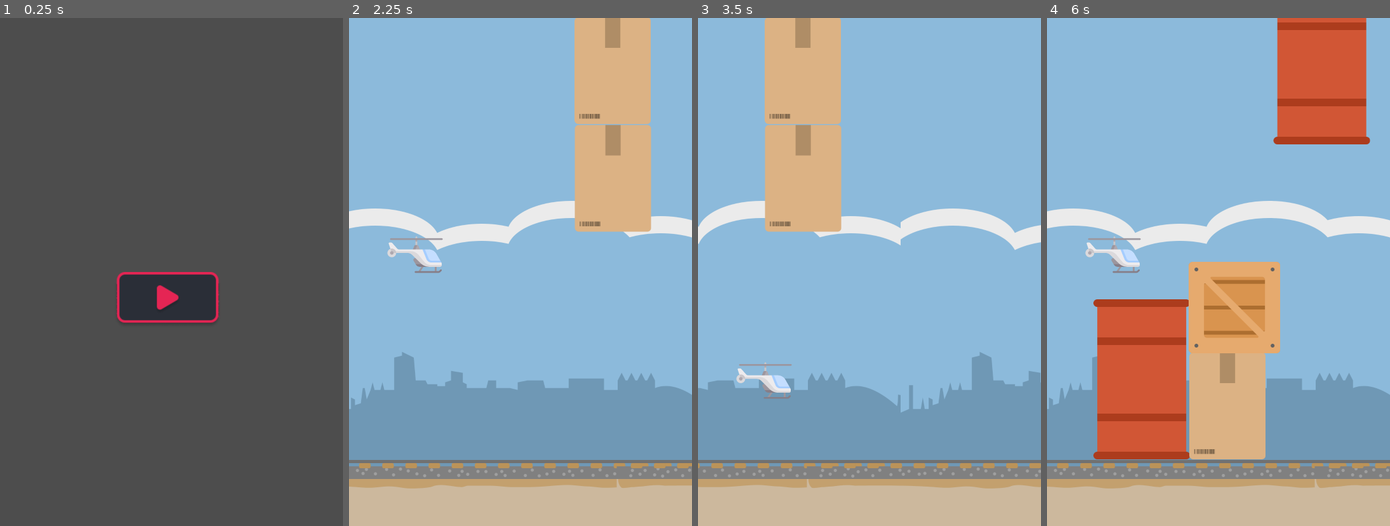
Above: before the commit, frames 1-4 (left to right).
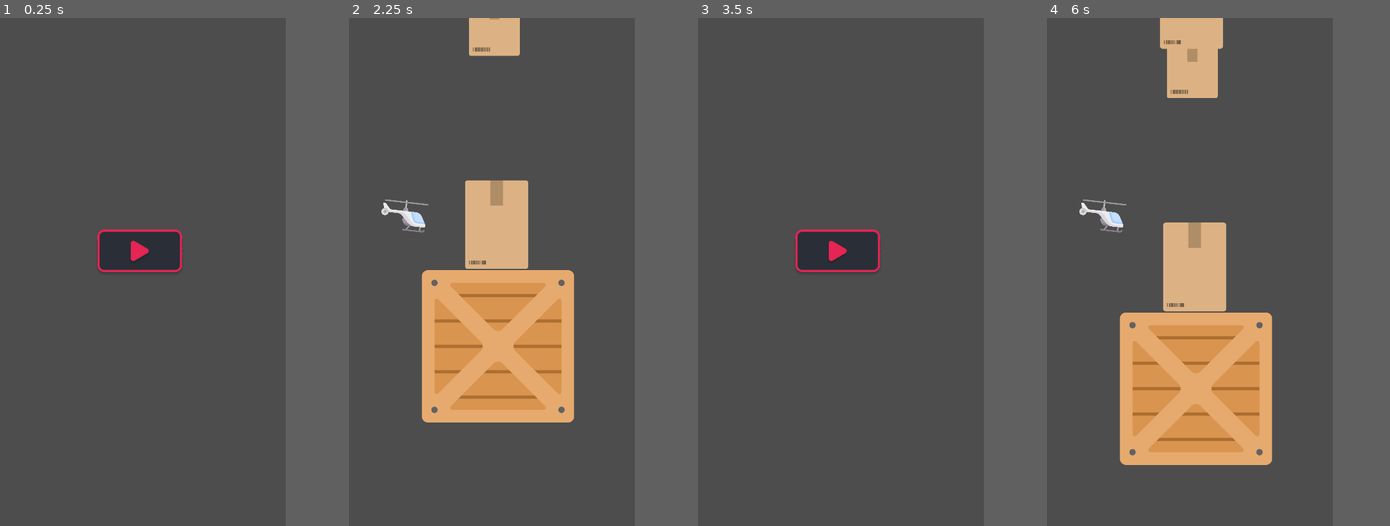
Above: after the commit, the same moments.

Repository: divy-sh/flying-copter
Game: Godot game, scene res://scenes/main_menu.tscn
The game is run twice, just before and just after one commit, with the same random seed, the same clock (stepped at 60 frames per second) and the same inputs.
Inputs (mouse positions are in pixels of both pictures, inside the frame that each line leads up to; where the layout moved, square brackets give the same spot in the first picture):
- Up to frame 1 (0.25 s): no input
- Up to frame 2 (2.25 s): click (517, 251) [517, 302] at 0.5 s; click (472, 307) at 1.27 s; click (517, 251) [517, 302] at 2 s
- Up to frame 3 (3.5 s): click (821, 307) at 2.77 s
- Up to frame 4 (6 s): click (1215, 251) at 3.52 s; click (1266, 307) at 5 s; click (1266, 307) at 5.75 s
In our replay, the window is 540x800 before the commit and 450x800 after it. These sizes can differ from the game's own. Grey fills any space a smaller window leaves; there, only what the larger window draws over its background counts as a difference.

The runs differ from the first frame. In frame 1, 5.0% of the frame differs, in the area x 28-64%, y 41-60%; in frame 2, 90%, in the area x 0-100%, y 0-100%; in frame 3, 89%; in frame 4, 87%.

Commit message:
refactor code, fix obstacle spawning, implement copter physics

Diff:
--- a/assets/copter/copter.gd
+++ b/assets/copter/copter.gd
@@ -11,9 +11,13 @@
 	if position.y > 800 or position.y < -800:
 		get_tree().change_scene_to_file("res://scenes/game_over.tscn")
 
+	var sprite = self.find_child("sprite")
+	var target_rotation = self.linear_velocity.y / 1000
+	sprite.rotation = lerp_angle(sprite.rotation, target_rotation, 0.1)
+
 func _input(event):
 	if event.is_pressed():
-		self.linear_velocity = Vector2(0, -800)
+		self.linear_velocity = Vector2(0, -1000)
 
 func _integrate_forces(state):
 	for i in range(state.get_contact_count()):
--- a/assets/copter/copter.tscn
+++ b/assets/copter/copter.tscn
@@ -7,6 +7,7 @@
 size = Vector2(174, 107)
 
 [node name="copter" type="RigidBody2D"]
+mass = 5.0
 gravity_scale = 2.0
 max_contacts_reported = 1
 contact_monitor = true
@@ -16,7 +17,7 @@
 position = Vector2(159, 864.5)
 shape = SubResource("RectangleShape2D_sffcn")
 
-[node name="1042691" type="Sprite2D" parent="."]
+[node name="sprite" type="Sprite2D" parent="."]
 position = Vector2(158, 861)
 scale = Vector2(0.339844, 0.335938)
 texture = ExtResource("2_atxak")
--- /dev/null
+++ b/assets/level/level.gd
@@ -0,0 +1,52 @@
+extends Node2D
+
+const OBSTACLE_COUNT = 2
+var SPEED = -300
+var SPAWN_OFFSET = 1080
+var OBSTACLE_SWAY = 400
+
+var obstacles = []
+var first
+var second
+
+func _ready():
+	for i in range(OBSTACLE_COUNT):
+		var obstacle_path = "res://assets/level/trainyard/obstacles/obs_%d.tscn" % (i + 1)
+		obstacles.append(load(obstacle_path))
+	spawn_obstacles()
+
+func _process(delta):
+	process_obstacle_physics(delta)
+
+func spawn_obstacles():
+	first = obstacles[randi() % OBSTACLE_COUNT].instantiate()
+	first.position = Vector2(0, obstacle_sway())
+	second = obstacles[randi() % OBSTACLE_COUNT].instantiate()
+	second.position = Vector2(SPAWN_OFFSET, obstacle_sway())
+	add_child(first)
+	add_child(second)
+
+func process_obstacle_physics(delta):
+	if first and first is Node2D:
+		first.position += Vector2(SPEED, 0) * delta
+	if second and second is Node2D:
+		second.position += Vector2(SPEED, 0) * delta
+
+	if first.position.x < -SPAWN_OFFSET:
+		first = reset_obstacle(first)
+	if second.position.x < -SPAWN_OFFSET:
+		second = reset_obstacle(second)
+
+func reset_obstacle(obs):
+	remove_child(obs)
+	obs.queue_free()
+	var new_obs = obstacles[randi() % OBSTACLE_COUNT].instantiate()
+	new_obs.position = Vector2(SPAWN_OFFSET, obstacle_sway())
+	add_child(new_obs)
+	return new_obs
+
+func obstacle_sway():
+	if randi() % 2 == 0:
+		return randi() % OBSTACLE_SWAY
+	else:
+		return -1 * randi() % OBSTACLE_SWAY
--- a/assets/level/trainyard/Background/bg.tscn
+++ /dev/null
@@ -1,10 +0,0 @@
-[gd_scene load_steps=2 format=3 uid="uid://dge7t7ehikqn1"]
-
-[ext_resource type="Texture2D" uid="uid://cvy38byp7gvmg" path="res://assets/level/trainyard/Background/BackgroundNoFence.png" id="1_k0lf0"]
-
-[node name="Bg" type="Node2D"]
-
-[node name="BackgroundNoFence" type="Sprite2D" parent="."]
-position = Vector2(600, 960)
-scale = Vector2(0.75, 0.75)
-texture = ExtResource("1_k0lf0")
--- a/assets/level/trainyard/level.gd
+++ /dev/null
@@ -1,25 +0,0 @@
-extends Node2D
-
-const OBSTACLE_COUNT = 8
-var obstacles = []
-var obs_instance
-
-func _ready():
-	for i in range(OBSTACLE_COUNT):
-		var obstacle_path = "res://assets/level/trainyard/obstacles/obs_%d.tscn" % (i + 1)
-		obstacles.append(load(obstacle_path))
-	spawn_obstacle()
-
-func _process(delta):
-	if obs_instance:
-		obs_instance.position = $Bg.position
-
-func randomize_obstacles():
-	if obs_instance:
-		obs_instance.queue_free()
-	spawn_obstacle()
-
-func spawn_obstacle():
-	var random_number = randi() % OBSTACLE_COUNT
-	obs_instance = obstacles[random_number].instantiate()
-	add_child(obs_instance)
--- a/assets/level/trainyard/level.tscn
+++ /dev/null
@@ -1,10 +0,0 @@
-[gd_scene load_steps=3 format=3 uid="uid://d2s7u6wc044fg"]
-
-[ext_resource type="Script" path="res://assets/level/trainyard/level.gd" id="1_bnonx"]
-[ext_resource type="PackedScene" uid="uid://dge7t7ehikqn1" path="res://assets/level/trainyard/Background/bg.tscn" id="2_c34yp"]
-
-[node name="trainyard" type="Node2D"]
-script = ExtResource("1_bnonx")
-
-[node name="Bg" parent="." instance=ExtResource("2_c34yp")]
-position = Vector2(2.08165e-12, 2.08165e-12)
--- a/assets/level/trainyard/obstacles/obs_1.tscn
+++ b/assets/level/trainyard/obstacles/obs_1.tscn
@@ -1,16 +1,17 @@
-[gd_scene load_steps=4 format=3 uid="uid://d2jmpjwe2mgj5"]
+[gd_scene load_steps=2 format=3 uid="uid://d2jmpjwe2mgj5"]
 
 [ext_resource type="PackedScene" uid="uid://b1oesi0bgmkxu" path="res://assets/level/trainyard/obstacles/obstacle/barrel.tscn" id="1_2hvkl"]
-[ext_resource type="PackedScene" uid="uid://tjseqghqkho" path="res://assets/level/trainyard/obstacles/obstacle/crate_big.tscn" id="2_kclhy"]
-[ext_resource type="PackedScene" uid="uid://brxmxhcv6x6dm" path="res://assets/level/trainyard/obstacles/obstacle/ground.tscn" id="6_t3bw3"]
 
 [node name="obs_1" type="Node2D"]
 
 [node name="Barrel" parent="." instance=ExtResource("1_2hvkl")]
-position = Vector2(167, -1104)
+position = Vector2(-256, -788)
 
-[node name="Ground" parent="." instance=ExtResource("6_t3bw3")]
-position = Vector2(-20, -112)
+[node name="Barrel2" parent="Barrel" instance=ExtResource("1_2hvkl")]
+position = Vector2(0, -478)
 
-[node name="CrateBig" parent="." instance=ExtResource("2_kclhy")]
-position = Vector2(1751, 608)
+[node name="Barrel2" parent="." instance=ExtResource("1_2hvkl")]
+position = Vector2(-244, 625)
+
+[node name="Barrel2" parent="Barrel2" instance=ExtResource("1_2hvkl")]
+position = Vector2(0, -484)
--- a/assets/level/trainyard/obstacles/obs_2.tscn
+++ b/assets/level/trainyard/obstacles/obs_2.tscn
@@ -1,19 +1,19 @@
-[gd_scene load_steps=4 format=3 uid="uid://biqcfhynapu68"]
+[gd_scene load_steps=4 format=3 uid="uid://cb5n3rh57yapp"]
 
-[ext_resource type="PackedScene" uid="uid://csai1ieu8sl5c" path="res://assets/level/trainyard/obstacles/obstacle/cardboard_tall.tscn" id="2_e8yyr"]
-[ext_resource type="PackedScene" uid="uid://brxmxhcv6x6dm" path="res://assets/level/trainyard/obstacles/obstacle/ground.tscn" id="2_jyyto"]
-[ext_resource type="PackedScene" uid="uid://dt6md20ybo00x" path="res://assets/level/trainyard/obstacles/obstacle/crate_small.tscn" id="3_ti81b"]
+[ext_resource type="PackedScene" uid="uid://csai1ieu8sl5c" path="res://assets/level/trainyard/obstacles/obstacle/cardboard_tall.tscn" id="1_k5ua6"]
+[ext_resource type="PackedScene" uid="uid://tjseqghqkho" path="res://assets/level/trainyard/obstacles/obstacle/crate_big.tscn" id="2_xb28h"]
+[ext_resource type="PackedScene" uid="uid://csa36noa2oq6d" path="res://assets/level/trainyard/obstacles/obstacle/cardboard_small.tscn" id="3_h8yli"]
 
 [node name="obs_1" type="Node2D"]
 
-[node name="Ground" parent="." instance=ExtResource("2_jyyto")]
-position = Vector2(-20, -112)
+[node name="CardboardTall" parent="." instance=ExtResource("1_k5ua6")]
+position = Vector2(373, 993)
 
-[node name="CardboardTall" parent="." instance=ExtResource("2_e8yyr")]
-position = Vector2(406, -5)
+[node name="CrateBig" parent="." instance=ExtResource("2_xb28h")]
+position = Vector2(1468, 1134)
 
-[node name="CrateSmall" parent="." instance=ExtResource("3_ti81b")]
-position = Vector2(412, -113)
+[node name="CardboardSmall" parent="." instance=ExtResource("3_h8yli")]
+position = Vector2(-138, 335)
 
-[node name="CrateSmall2" parent="." instance=ExtResource("3_ti81b")]
-position = Vector2(446, -405)
+[node name="CardboardTall2" parent="." instance=ExtResource("1_k5ua6")]
+position = Vector2(361, 0)
--- a/assets/level/trainyard/obstacles/obs_3.tscn
+++ /dev/null
@@ -1,15 +0,0 @@
-[gd_scene load_steps=3 format=3 uid="uid://do530gyuamudn"]
-
-[ext_resource type="PackedScene" uid="uid://b1oesi0bgmkxu" path="res://assets/level/trainyard/obstacles/obstacle/barrel.tscn" id="1_wr0pp"]
-[ext_resource type="PackedScene" uid="uid://brxmxhcv6x6dm" path="res://assets/level/trainyard/obstacles/obstacle/ground.tscn" id="2_aqiy4"]
-
-[node name="obs_1" type="Node2D"]
-
-[node name="Ground" parent="." instance=ExtResource("2_aqiy4")]
-position = Vector2(-20, -112)
-
-[node name="Barrel" parent="." instance=ExtResource("1_wr0pp")]
-position = Vector2(-31, -113)
-
-[node name="Barrel2" parent="." instance=ExtResource("1_wr0pp")]
-position = Vector2(-23, -1003)
--- a/assets/level/trainyard/obstacles/obs_4.tscn
+++ /dev/null
@@ -1,16 +0,0 @@
-[gd_scene load_steps=4 format=3 uid="uid://dtbh516xemw4e"]
-
-[ext_resource type="PackedScene" uid="uid://brxmxhcv6x6dm" path="res://assets/level/trainyard/obstacles/obstacle/ground.tscn" id="2_ikwgb"]
-[ext_resource type="PackedScene" uid="uid://dt6md20ybo00x" path="res://assets/level/trainyard/obstacles/obstacle/crate_small.tscn" id="3_qeklt"]
-[ext_resource type="PackedScene" uid="uid://tjseqghqkho" path="res://assets/level/trainyard/obstacles/obstacle/crate_big.tscn" id="3_t64ir"]
-
-[node name="obs_1" type="Node2D"]
-
-[node name="Ground" parent="." instance=ExtResource("2_ikwgb")]
-position = Vector2(-20, -112)
-
-[node name="CrateBig" parent="." instance=ExtResource("3_t64ir")]
-position = Vector2(1751, 608)
-
-[node name="CrateSmall" parent="." instance=ExtResource("3_qeklt")]
-position = Vector2(690, -695)
--- a/assets/level/trainyard/obstacles/obs_5.tscn
+++ /dev/null
@@ -1,16 +0,0 @@
-[gd_scene load_steps=4 format=3 uid="uid://c1ny31yaikf3h"]
-
-[ext_resource type="PackedScene" uid="uid://b1oesi0bgmkxu" path="res://assets/level/trainyard/obstacles/obstacle/barrel.tscn" id="1_dagd4"]
-[ext_resource type="PackedScene" uid="uid://brxmxhcv6x6dm" path="res://assets/level/trainyard/obstacles/obstacle/ground.tscn" id="2_u3qdi"]
-[ext_resource type="PackedScene" uid="uid://csai1ieu8sl5c" path="res://assets/level/trainyard/obstacles/obstacle/cardboard_tall.tscn" id="3_l8ykv"]
-
-[node name="obs_1" type="Node2D"]
-
-[node name="Barrel" parent="." instance=ExtResource("1_dagd4")]
-position = Vector2(89, -112)
-
-[node name="Ground" parent="." instance=ExtResource("2_u3qdi")]
-position = Vector2(-20, -112)
-
-[node name="CardboardTall" parent="." instance=ExtResource("3_l8ykv")]
-position = Vector2(148, -3)
--- a/assets/level/trainyard/obstacles/obs_6.tscn
+++ /dev/null
@@ -1,23 +0,0 @@
-[gd_scene load_steps=5 format=3 uid="uid://cu7quhkmg5hxf"]
-
-[ext_resource type="PackedScene" uid="uid://b1oesi0bgmkxu" path="res://assets/level/trainyard/obstacles/obstacle/barrel.tscn" id="1_utpxb"]
-[ext_resource type="PackedScene" uid="uid://brxmxhcv6x6dm" path="res://assets/level/trainyard/obstacles/obstacle/ground.tscn" id="2_e04xs"]
-[ext_resource type="PackedScene" uid="uid://csai1ieu8sl5c" path="res://assets/level/trainyard/obstacles/obstacle/cardboard_tall.tscn" id="2_mork6"]
-[ext_resource type="PackedScene" uid="uid://dt6md20ybo00x" path="res://assets/level/trainyard/obstacles/obstacle/crate_small.tscn" id="3_lwc7p"]
-
-[node name="obs_1" type="Node2D"]
-
-[node name="Ground" parent="." instance=ExtResource("2_e04xs")]
-position = Vector2(-20, -112)
-
-[node name="CardboardTall" parent="." instance=ExtResource("2_mork6")]
-position = Vector2(660, 1058)
-
-[node name="CrateSmall" parent="." instance=ExtResource("3_lwc7p")]
-position = Vector2(650, -444)
-
-[node name="Barrel" parent="." instance=ExtResource("1_utpxb")]
-position = Vector2(-210, -110)
-
-[node name="CrateSmall2" parent="." instance=ExtResource("3_lwc7p")]
-position = Vector2(516, -1216)
--- a/assets/level/trainyard/obstacles/obs_7.tscn
+++ /dev/null
@@ -1,15 +0,0 @@
-[gd_scene load_steps=3 format=3 uid="uid://bopqf5cdjnx6b"]
-
-[ext_resource type="PackedScene" uid="uid://brxmxhcv6x6dm" path="res://assets/level/trainyard/obstacles/obstacle/ground.tscn" id="2_7exfm"]
-[ext_resource type="PackedScene" uid="uid://csai1ieu8sl5c" path="res://assets/level/trainyard/obstacles/obstacle/cardboard_tall.tscn" id="3_6a7p4"]
-
-[node name="obs_1" type="Node2D"]
-
-[node name="Ground" parent="." instance=ExtResource("2_7exfm")]
-position = Vector2(-20, -112)
-
-[node name="CardboardTall" parent="." instance=ExtResource("3_6a7p4")]
-position = Vector2(662, -6)
-
-[node name="CardboardTall2" parent="." instance=ExtResource("3_6a7p4")]
-position = Vector2(663, 333)
--- a/assets/level/trainyard/obstacles/obs_8.tscn
+++ /dev/null
@@ -1,23 +0,0 @@
-[gd_scene load_steps=5 format=3 uid="uid://brjsge0ckk0qp"]
-
-[ext_resource type="PackedScene" uid="uid://b1oesi0bgmkxu" path="res://assets/level/trainyard/obstacles/obstacle/barrel.tscn" id="1_2cq1j"]
-[ext_resource type="PackedScene" uid="uid://brxmxhcv6x6dm" path="res://assets/level/trainyard/obstacles/obstacle/ground.tscn" id="2_ynb8x"]
-[ext_resource type="PackedScene" uid="uid://csai1ieu8sl5c" path="res://assets/level/trainyard/obstacles/obstacle/cardboard_tall.tscn" id="3_qnj46"]
-[ext_resource type="PackedScene" uid="uid://dt6md20ybo00x" path="res://assets/level/trainyard/obstacles/obstacle/crate_small.tscn" id="4_3gwdq"]
-
-[node name="obs_1" type="Node2D"]
-
-[node name="Barrel" parent="." instance=ExtResource("1_2cq1j")]
-position = Vector2(167, -1104)
-
-[node name="Ground" parent="." instance=ExtResource("2_ynb8x")]
-position = Vector2(-20, -112)
-
-[node name="Barrel2" parent="." instance=ExtResource("1_2cq1j")]
-position = Vector2(-400, -112)
-
-[node name="CardboardTall" parent="." instance=ExtResource("3_qnj46")]
-position = Vector2(400, 1050)
-
-[node name="CrateSmall" parent="." instance=ExtResource("4_3gwdq")]
-position = Vector2(448, -448)
--- a/assets/level/trainyard/cardboard_small.tscn
+++ b/assets/level/trainyard/obstacles/obstacle/cardboard_small.tscn
@@ -5,7 +5,7 @@
 [sub_resource type="RectangleShape2D" id="RectangleShape2D_5wdei"]
 size = Vector2(192, 192)
 
-[node name="CardboardSmall" type="RigidBody2D"]
+[node name="CardboardSmall" type="StaticBody2D"]
 
 [node name="CardboardSmall" type="Sprite2D" parent="."]
 position = Vector2(737, 96)
--- a/assets/level/trainyard/obstacles/obstacle/ground.tscn
+++ /dev/null
@@ -1,16 +0,0 @@
-[gd_scene load_steps=3 format=3 uid="uid://brxmxhcv6x6dm"]
-
-[ext_resource type="Texture2D" uid="uid://d0ubjs557rmyk" path="res://assets/level/trainyard/Background/OnlyGround.png" id="1_a8mih"]
-
-[sub_resource type="RectangleShape2D" id="RectangleShape2D_ewpy7"]
-size = Vector2(1754, 1047)
-
-[node name="Ground" type="StaticBody2D"]
-
-[node name="CollisionShape2D" type="CollisionShape2D" parent="."]
-position = Vector2(575, 2031)
-shape = SubResource("RectangleShape2D_ewpy7")
-
-[node name="OnlyGround" type="Sprite2D" parent="."]
-position = Vector2(581, 1890)
-texture = ExtResource("1_a8mih")
--- /dev/null
+++ b/assets/level/trainyard/trainyard.tscn
@@ -0,0 +1,6 @@
+[gd_scene load_steps=2 format=3 uid="uid://d2s7u6wc044fg"]
+
+[ext_resource type="Script" path="res://assets/level/level.gd" id="1_7umjy"]
+
+[node name="trainyard" type="Node2D"]
+script = ExtResource("1_7umjy")
--- a/project.godot
+++ b/project.godot
@@ -19,6 +19,7 @@
 
 window/size/viewport_width=1080
 window/size/viewport_height=1920
+window/stretch/mode="viewport"
 
 [rendering]
 
--- a/scenes/main.gd
+++ b/scenes/main.gd
@@ -1,28 +1,10 @@
 extends Node2D
 
-var level
-var first
-var second
-var speed = -400
-
 func _ready():
-	level = preload("res://assets/level/trainyard/level.tscn")
-	first = level.instantiate()
-	second = level.instantiate()
-	first.position = Vector2(0, 0)
-	second.position = Vector2(1220, 0)
-	add_child(first)
-	add_child(second)
+	var level = load("res://assets/level/trainyard/trainyard.tscn")
+	var level_inst = level.instantiate()
+	level_inst.position = Vector2(0, 0)
+	add_child(level_inst)
 
 func _process(delta):
-	if first and first is Node2D:
-		first.position += Vector2(speed, 0) * delta
-	if second and second is Node2D:
-		second.position += Vector2(speed, 0) * delta
-
-	if first.position.x < -1220:
-		first.position.x = 1220
-		first.randomize_obstacles()
-	if second.position.x < -1220:
-		second.position.x = 1220
-		second.randomize_obstacles()
+	pass
Binary file removed: assets/level/trainyard/Background/Background.png
Not shown, removed: assets/level/trainyard/Background/Background.png.import
Binary file removed: assets/level/trainyard/Background/BackgroundNoFence.png
Not shown, removed: assets/level/trainyard/Background/BackgroundNoFence.png.import
Binary file removed: assets/level/trainyard/Background/OnlyGround.png
Not shown, removed: assets/level/trainyard/Background/OnlyGround.png.import
